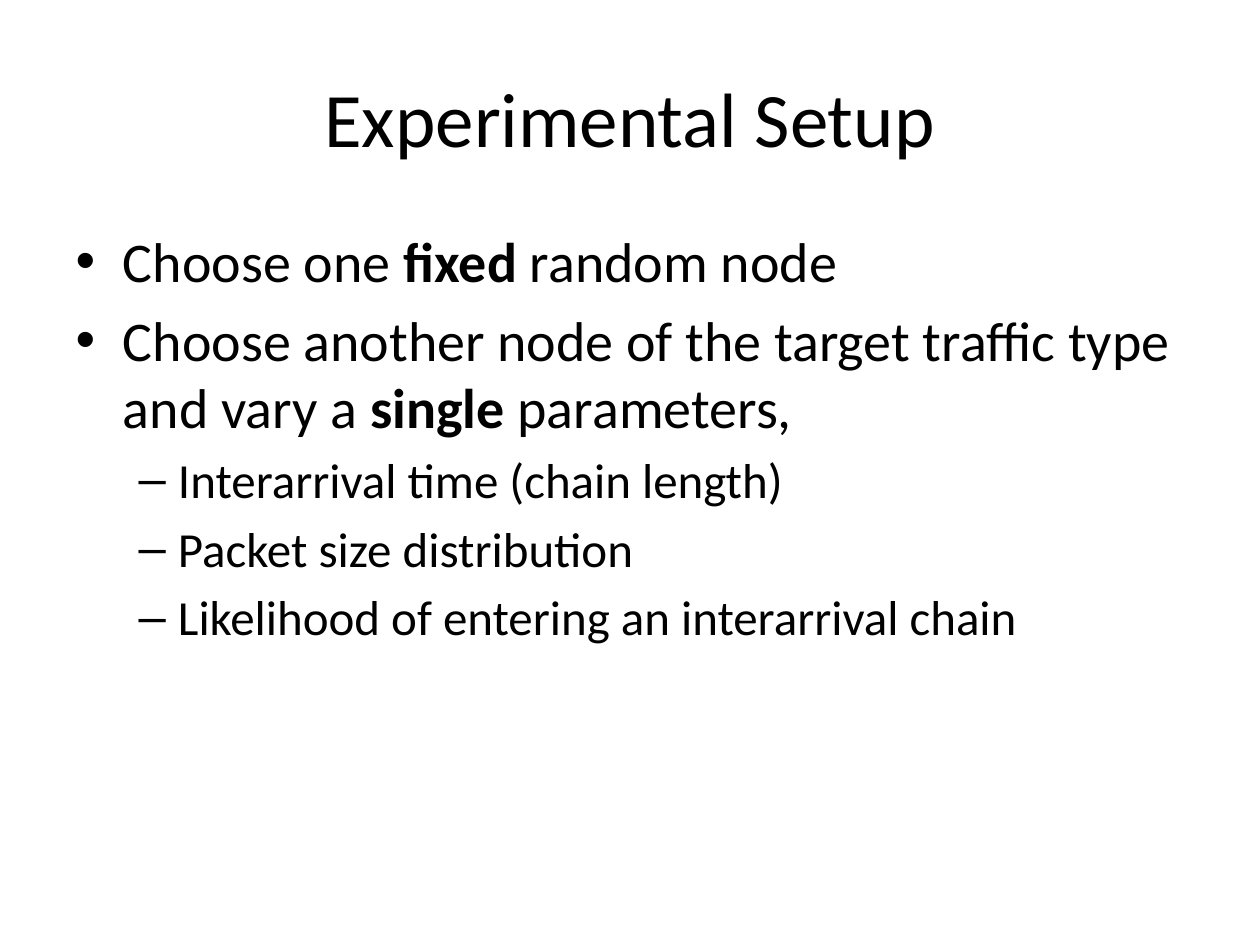
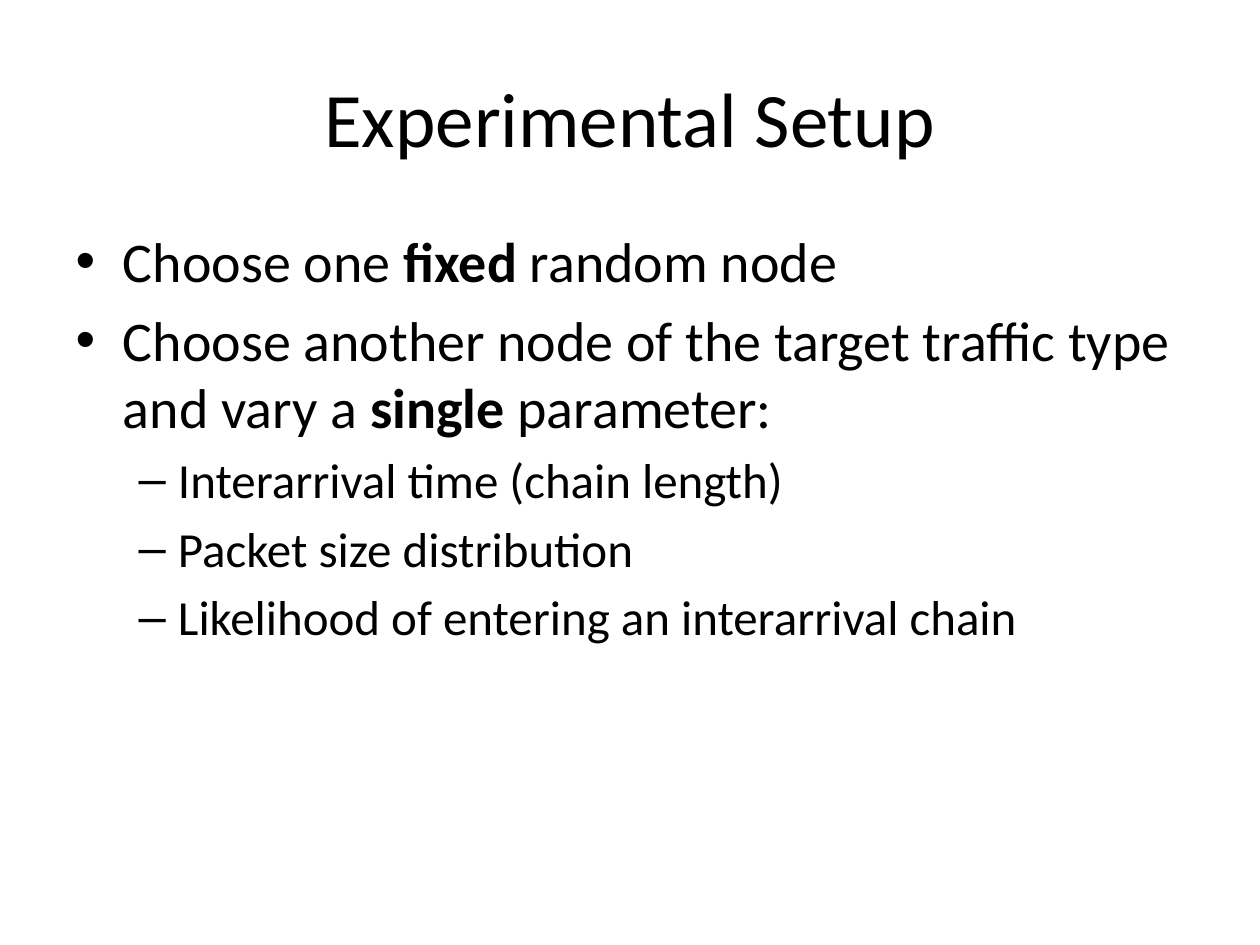
Before and after one commit to tamirh-uci/HeteroTrafficModels, a slide deck: slide 31 of presentation/slides.pptx. Drawn at 1260x945 pixels with LibreOffice and Linux fonts; fonts in the diff are those of the drawing. Boxes give left, top, right and bottom in pixels: in the first picture for what was removed or moved away, otherwise in the second. Text is boxed around its words. In the diff, an @@ line names an element or a change of style, - is before the commit and + after.

```diff
--- a/presentation/slides.pptx
+++ b/presentation/slides.pptx
@@ text at (123, 322, 1169, 438): text changed @@
-• Choose another node of the target traffic type and vary a single parameters,
+• Choose another node of the target traffic type and vary a single parameter:
```
Also in this commit, not shown: 3 other slides changed, 1 slide removed, 1 other file.
